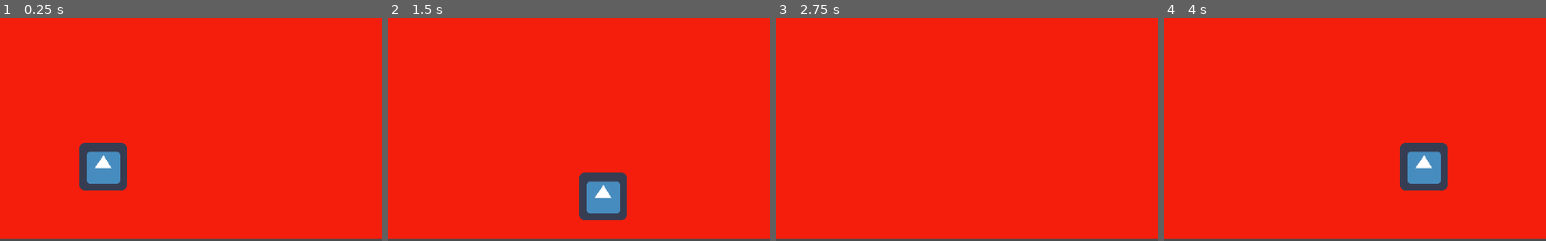
Above: before the commit, frames 1-4 (left to right).
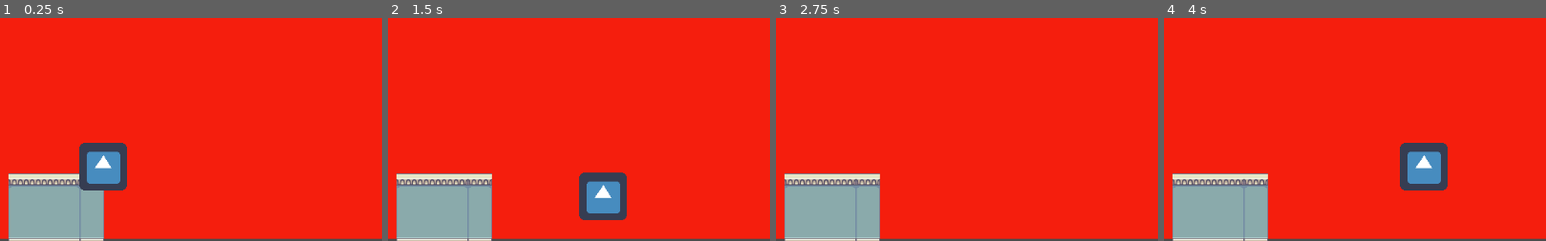
Above: after the commit, the same moments.

Repository: sidfer/devhacks-2025
Game: Godot game, scene res://Main.tscn
The game is run twice, just before and just after one commit, with the same random seed, the same clock (stepped at 60 frames per second) and the same inputs. The engine's default icon, where the game draws it, is replaced by a stand-in: a white triangle on a blue panel in a dark square.
Inputs:
- Up to frame 1 (0.25 s): no input
- Up to frame 2 (1.5 s): tap Enter at 0.5 s; hold D (move_right) 0.53-1.28 s; hold S (move_down) from 1.28 s (still down)
- Up to frame 3 (2.75 s): release S (move_down) at 2.03 s; hold D (move_right) from 2.03 s (still down)
- Up to frame 4 (4 s): tap Space at 2.75 s; release D (move_right) at 2.78 s; hold W (move_up) 2.78-3.53 s; hold A (move_left) from 3.53 s (still down)
The pictures show only the part of the screen within x 36-86%, y 50-100%; the shares and areas given below are measured in that part.

The runs differ from the first frame. In frame 1, 7.1% of the frame differs, in the area x 2-28%, y 69-100%; in frame 2, 7.6%; in frame 3, 7.6%; in frame 4, 7.6%.

Commit message:
my changes

Diff:
--- /dev/null
+++ b/Furniture.tscn
@@ -0,0 +1,21 @@
+[gd_scene load_steps=3 format=2]
+
+[ext_resource path="res://Sprites/house_inside.png" type="Texture" id=1]
+
+[sub_resource type="RectangleShape2D" id=1]
+extents = Vector2( 64, 48 )
+
+[node name="Furniture" type="Node2D"]
+
+[node name="Wall" type="Sprite" parent="."]
+texture = ExtResource( 1 )
+centered = false
+region_enabled = true
+region_rect = Rect2( 64, 256, 128, 96 )
+
+[node name="StaticBody2D" type="StaticBody2D" parent="Wall"]
+position = Vector2( 64, 48 )
+collision_layer = 2
+
+[node name="CollisionShape2D" type="CollisionShape2D" parent="Wall/StaticBody2D"]
+shape = SubResource( 1 )
--- a/Main.tscn
+++ b/Main.tscn
@@ -1,11 +1,13 @@
-[gd_scene load_steps=6 format=2]
+[gd_scene load_steps=7 format=2]
 
 [ext_resource path="res://icon.png" type="Texture" id=1]
 [ext_resource path="res://Player.gd" type="Script" id=2]
+[ext_resource path="res://WallTileSet.tres" type="TileSet" id=3]
 [ext_resource path="res://Main.gd" type="Script" id=4]
 [ext_resource path="res://BackgroundTile.tscn" type="PackedScene" id=5]
 
 [sub_resource type="RectangleShape2D" id=1]
+extents = Vector2( 31, 30.5 )
 
 [node name="Main" type="Node2D"]
 script = ExtResource( 4 )
@@ -20,13 +22,23 @@
 margin_bottom = 297.0
 color = Color( 0.960784, 0.117647, 0.0509804, 1 )
 
+[node name="TileMap" type="TileMap" parent="BackgroundTile3/ColorRect" index="0"]
+tile_set = ExtResource( 3 )
+format = 1
+tile_data = PoolIntArray( 524294, 0, 0 )
+__meta__ = {
+"_edit_lock_": true
+}
+
 [node name="Player" type="Area2D" parent="."]
+collision_mask = 6
 script = ExtResource( 2 )
 
 [node name="Sprite" type="Sprite" parent="Player"]
 texture = ExtResource( 1 )
 
 [node name="CollisionShape2D" type="CollisionShape2D" parent="Player"]
+position = Vector2( 0, -0.5 )
 shape = SubResource( 1 )
 
 [node name="SpawnTimer" type="Timer" parent="."]
--- /dev/null
+++ b/WallTileSet.tres
@@ -0,0 +1,29 @@
+[gd_resource type="TileSet" load_steps=3 format=2]
+
+[ext_resource path="res://Sprites/house_inside.png" type="Texture" id=1]
+
+[sub_resource type="RectangleShape2D" id=1]
+extents = Vector2( 64, 48 )
+
+[resource]
+0/name = "Wall"
+0/texture = ExtResource( 1 )
+0/tex_offset = Vector2( 0, 0 )
+0/modulate = Color( 1, 1, 1, 1 )
+0/region = Rect2( 64, 256, 128, 96 )
+0/tile_mode = 0
+0/occluder_offset = Vector2( 0, 0 )
+0/navigation_offset = Vector2( 0, 0 )
+0/shape_offset = Vector2( 64, 48 )
+0/shape_transform = Transform2D( 1, 0, 0, 1, 64, 48 )
+0/shape = SubResource( 1 )
+0/shape_one_way = false
+0/shape_one_way_margin = 1.0
+0/shapes = [ {
+"autotile_coord": Vector2( 0, 0 ),
+"one_way": false,
+"one_way_margin": 1.0,
+"shape": SubResource( 1 ),
+"shape_transform": Transform2D( 1, 0, 0, 1, 64, 48 )
+} ]
+0/z_index = 0
Binary file added: Sprites/house_inside.png
Not shown, added: Sprites/house_inside.png.import
